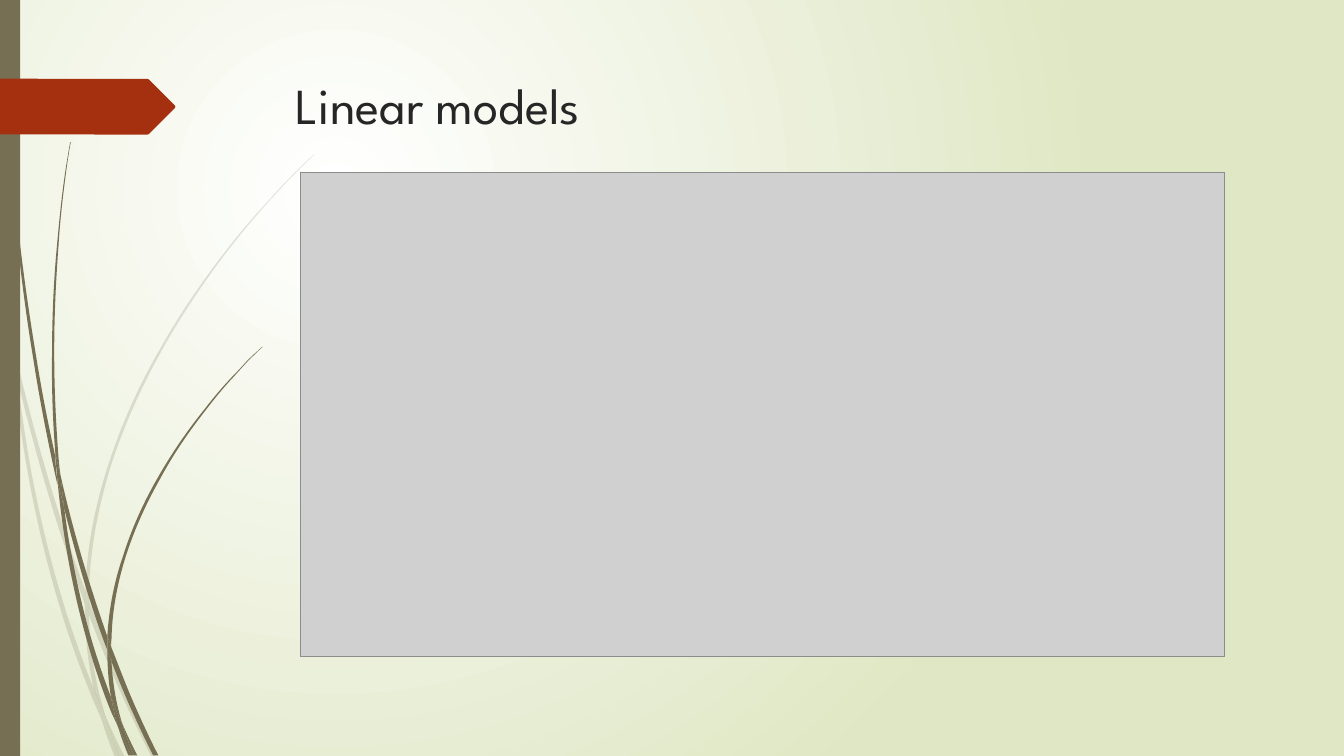
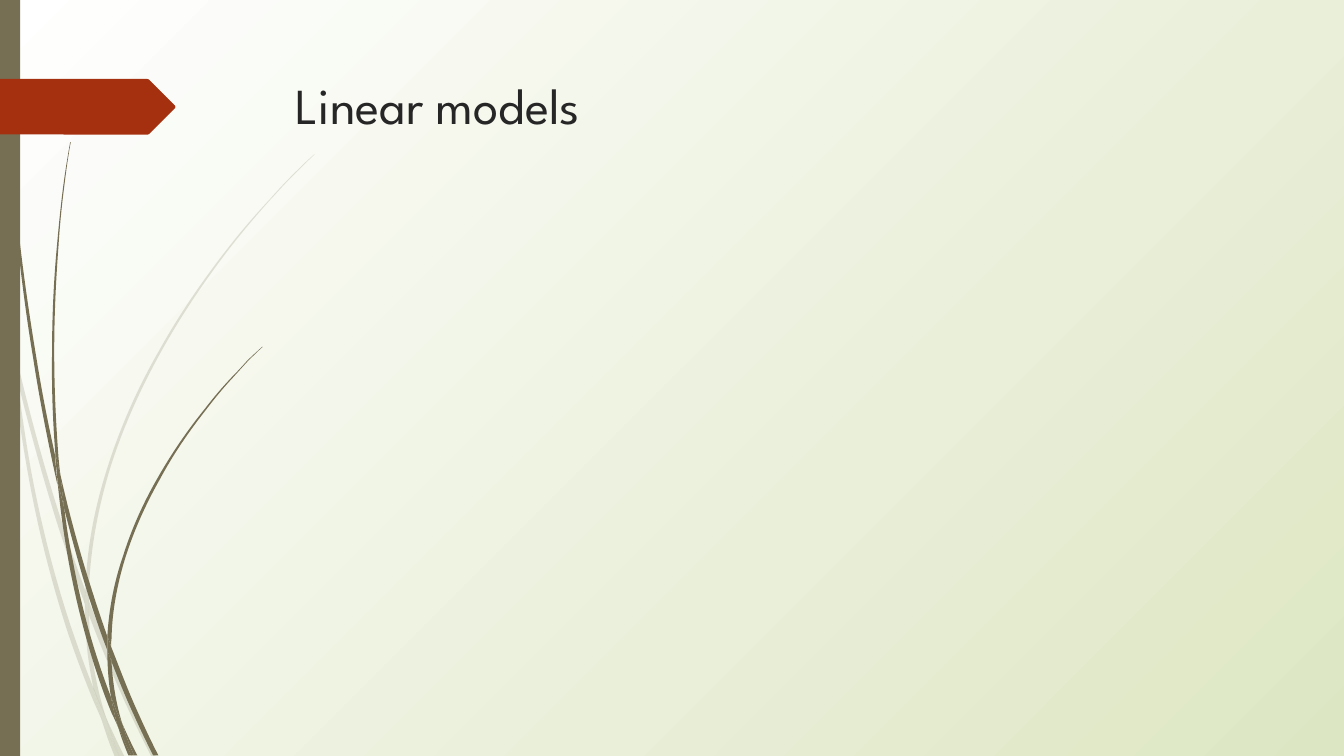
Before and after one commit to erynmcfarlane/GraduateStatsClass, a slide deck: slide 10 of Lecture1.pptx (slide 9 before the commit). Drawn at 1344x756 pixels with LibreOffice and Linux fonts; fonts in the diff are those of the drawing; grey boxes stand for pictures. Boxes give left, top, right and bottom in pixels: in the first picture for what was removed or moved away, otherwise in the second. Text is boxed around its words. In the diff, an @@ line names an element or a change of style, - is before the commit and + after.

```diff
--- a/Lecture1.pptx
+++ b/Lecture1.pptx
@@ background gradient #FFFFFF to #DFE8C4 to gradient #FFFFFF to #DDE6C3 @@
@@ freeform shape at bbox=[0, 79, 175, 134]: rotation 0 to 180 degrees @@
@@ picture removed at bbox=[300, 172, 1225, 656] @@
```
Also in this commit, not shown: 10 other slides changed, 8 slides added, 1 other file.
